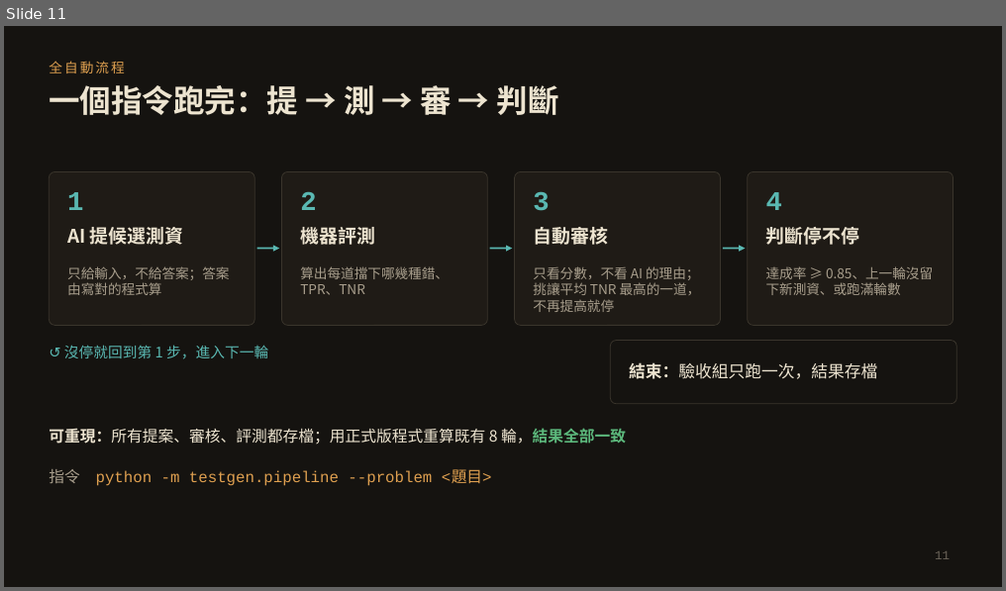
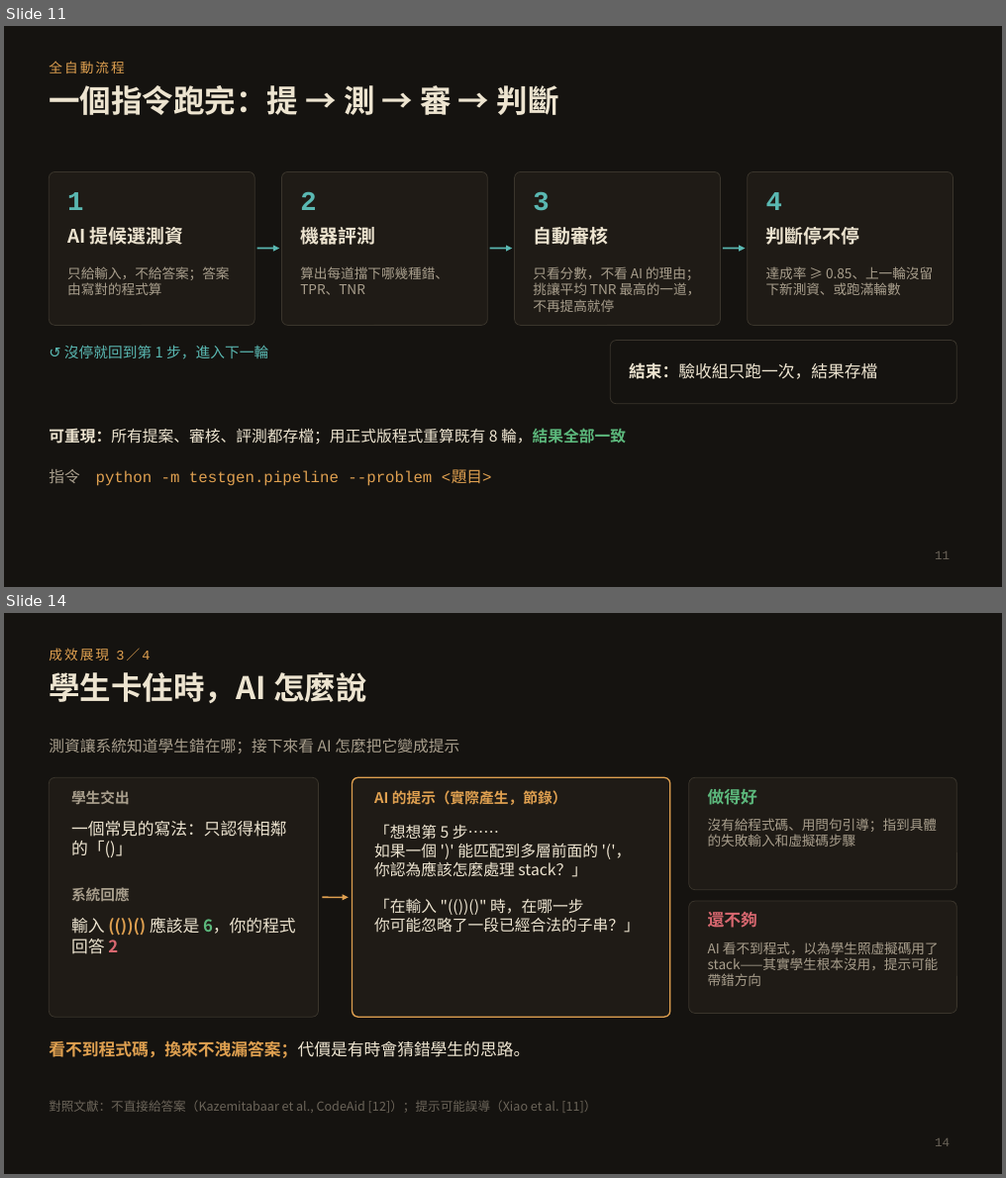
Before and after one commit to yaoyao218/python-learning-platform, a slide deck: docs/superpowers/specs/capstone_proposal.pptx. Shown one above the other, each under a label of ours: slide 11 before the commit, slides 11 and 14 after it; the slides between them are not shown. The pictures are 1006x591 and 1006x1178 pixels, drawn with LibreOffice and Linux fonts; fonts in the diff are those of the drawing. Boxes give left, top, right and bottom in pixels: in the first picture for what was removed or moved away, otherwise in the second. Text is boxed around its words. In the diff, an @@ line names an element or a change of style, - is before the commit and + after.

```diff
--- a/docs/superpowers/specs/capstone_proposal.pptx
+++ b/docs/superpowers/specs/capstone_proposal.pptx
@@ slide 14 added at <box>4,613,1002,1174</box>, background #151310 @@
@@ text added at <box>49,648,150,661</box>, 13 pt, text #DFA050 @@
+成效展現 3／4
@@ title added at <box>49,672,366,703</box>, 30 pt, text #EDE4D0, bold @@
+學生卡住時，AI 怎麼說
@@ text added at <box>49,739,459,754</box>, 15 pt, text #A89E8C @@
+測資讓系統知道學生錯在哪；接下來看 AI 怎麼把它變成提示
@@ rounded rectangle added at <box>49,777,319,1017</box>, fill #1F1B16, outline #3A352C 0.75 pt @@
@@ text added at <box>71,790,130,804</box>, 14 pt, text #A89E8C, bold @@
+學生交出
@@ rounded rectangle added at <box>352,777,670,1017</box>, fill #1F1B16, outline #DFA050 1.25 pt @@
@@ text added at <box>374,790,567,805</box>, 14 pt, text #DFA050, bold @@
+AI 的提示（實際產生，節錄）
@@ rounded rectangle added at <box>689,777,957,890</box>, fill #1F1B16, outline #3A352C 0.75 pt @@
@@ text added at <box>708,789,757,805</box>, 16 pt, text #5CB87C, bold @@
+做得好
@@ text added at <box>708,818,937,847</box>, 13 pt, text #A89E8C @@
+沒有給程式碼、用問句引導；指到具體的失敗輸入和虛擬碼步驟
@@ text added at <box>71,821,287,858</box>, 16 pt, text #EDE4D0 @@
+一個常見的寫法：只認得相鄰的「()」
@@ text added at <box>374,824,640,933</box>, 15 pt, text #EDE4D0 @@
+「想想第 5 步……
+如果一個 ')' 能匹配到多層前面的 '('，
+你認為應該怎麼處理 stack？」
+「在輸入 "(())()" 時，在哪一步
+你可能忽略了一段已經合法的子串？」
@@ text added at <box>71,887,130,901</box>, 14 pt, text #A89E8C, bold @@
+系統回應
@@ arrow added from (322, 897) to (349, 897), #DFA050 1.5 pt @@
@@ rounded rectangle added at <box>689,901,957,1014</box>, fill #1F1B16, outline #3A352C 0.75 pt @@
@@ text added at <box>71,917,296,955</box>, 16 pt, text #EDE4D0 @@
+輸入 (())() 應該是 6，你的程式回答 2
@@ text added at <box>708,912,757,928</box>, 16 pt, text #D96870, bold @@
+還不夠
@@ text added at <box>708,942,939,986</box>, 13 pt, text #A89E8C @@
+AI 看不到程式，以為學生照虛擬碼用了 stack——其實學生根本沒用，提示可能帶錯方向
@@ text added at <box>49,1041,530,1059</box>, 16 pt, text #DFA050, bold @@
+看不到程式碼，換來不洩漏答案；代價是有時會猜錯學生的思路。
@@ text added at <box>49,1100,596,1113</box>, 12 pt, text #6B6459 @@
+對照文獻：不直接給答案（Kazemitabaar et al., CodeAid [12]）；提示可能誤導（Xiao et al. [11]）
@@ page number added at <box>935,1139,949,1147</box>, 12 pt, text #6B6459 @@
+14
```
Also in this commit, not shown: 2 slides changed, 2 other slides added, 3 slides removed.
